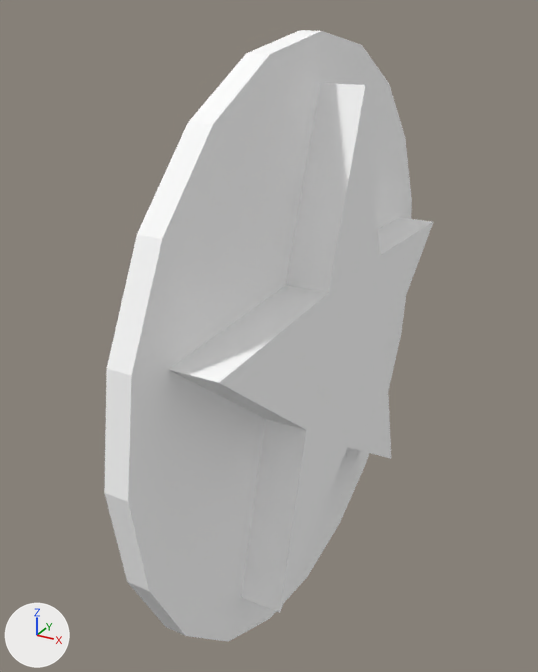
What one commit did to the glTF model games/yorimichi/assets/belmonte/meshes/SM_BM_HV_Emblem_Star.glb.
Camera for both pictures: a camera (50 mm lens) standing at (0.445, -0.886, 0.444) and looking at (-0.026, -0.031, 0.017). The lights are fixed; the arrows at lower left show +X, +Y and +Z. The first picture is the older version. Vertices at exactly the same position are counted once.

The first picture shows 'SM_BM_HV_Emblem_Star'.
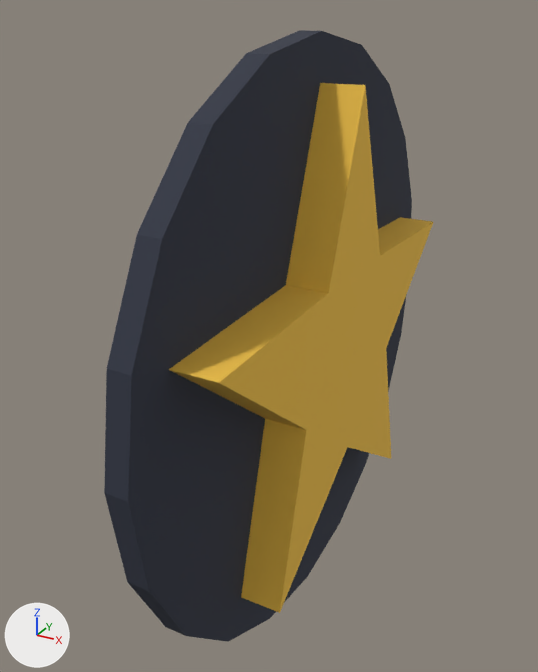
Where the change shows, as pixel boxes (x1, y1, x2, y2) in the pictures (538 x 672 px):
```json
{"part": 1, "of": "me_sm_hv_emblem_star", "change": "recoloured", "before": [104, 30, 412, 642], "after": [104, 30, 412, 642], "on screen": "white to dark blue"}
{"part": 2, "of": "me_sm_hv_emblem_star", "change": "recoloured", "before": [169, 83, 433, 613], "after": [169, 83, 433, 613], "on screen": "white to yellow"}
```

Edits to the scene script, one JSON object a line:
```json
{"block": "me_sm_hv_emblem_star", "where": "me_sm_hv_emblem_star.from_pydata(...)  # 64 vertices, 120 faces; spans x 0.0..0.09, y -0.42..0.42, z -0.42..0.42"}
{"block": "me_sm_hv_emblem_star", "where": "# used by ob_sm_bm_hv_emblem_star; location = (0.0, 0.0, 0.0)"}
{"block": "me_sm_hv_emblem_star", "change": "me_sm_hv_emblem_star part 1: 80 faces centred in x 0.0..0.03, y -0.413..0.413, z -0.413..0.413 are repainted in the vertex colours; the middle colour goes from white #ffffff to dark blue #2e3342"}
{"block": "me_sm_hv_emblem_star", "change": "me_sm_hv_emblem_star part 2: 40 faces centred in x 0.0..0.09, y -0.276..0.276, z -0.244..0.28 are repainted in the vertex colours; the middle colour goes from white #ffffff to yellow #f2c247"}
```
